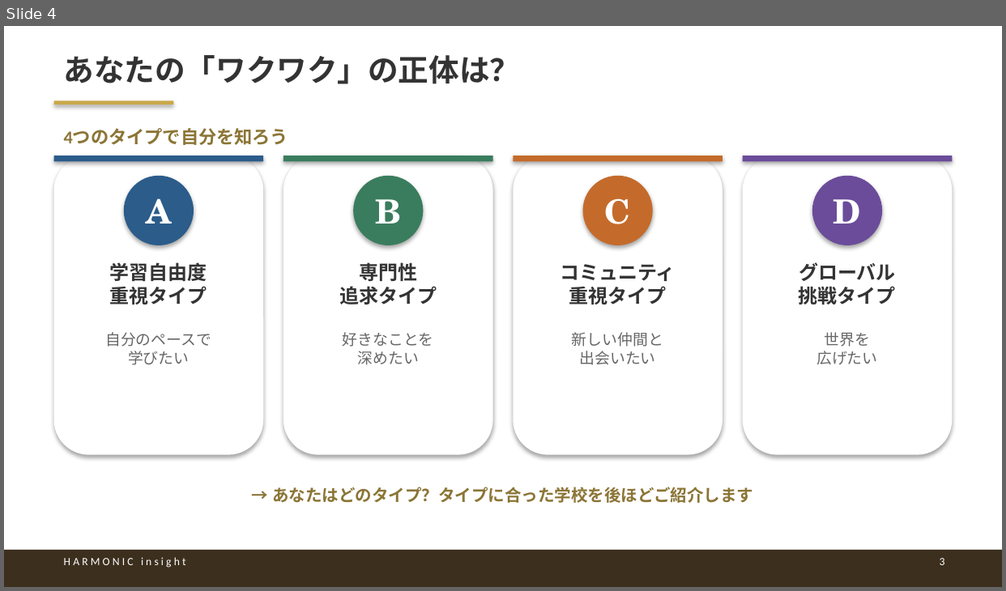
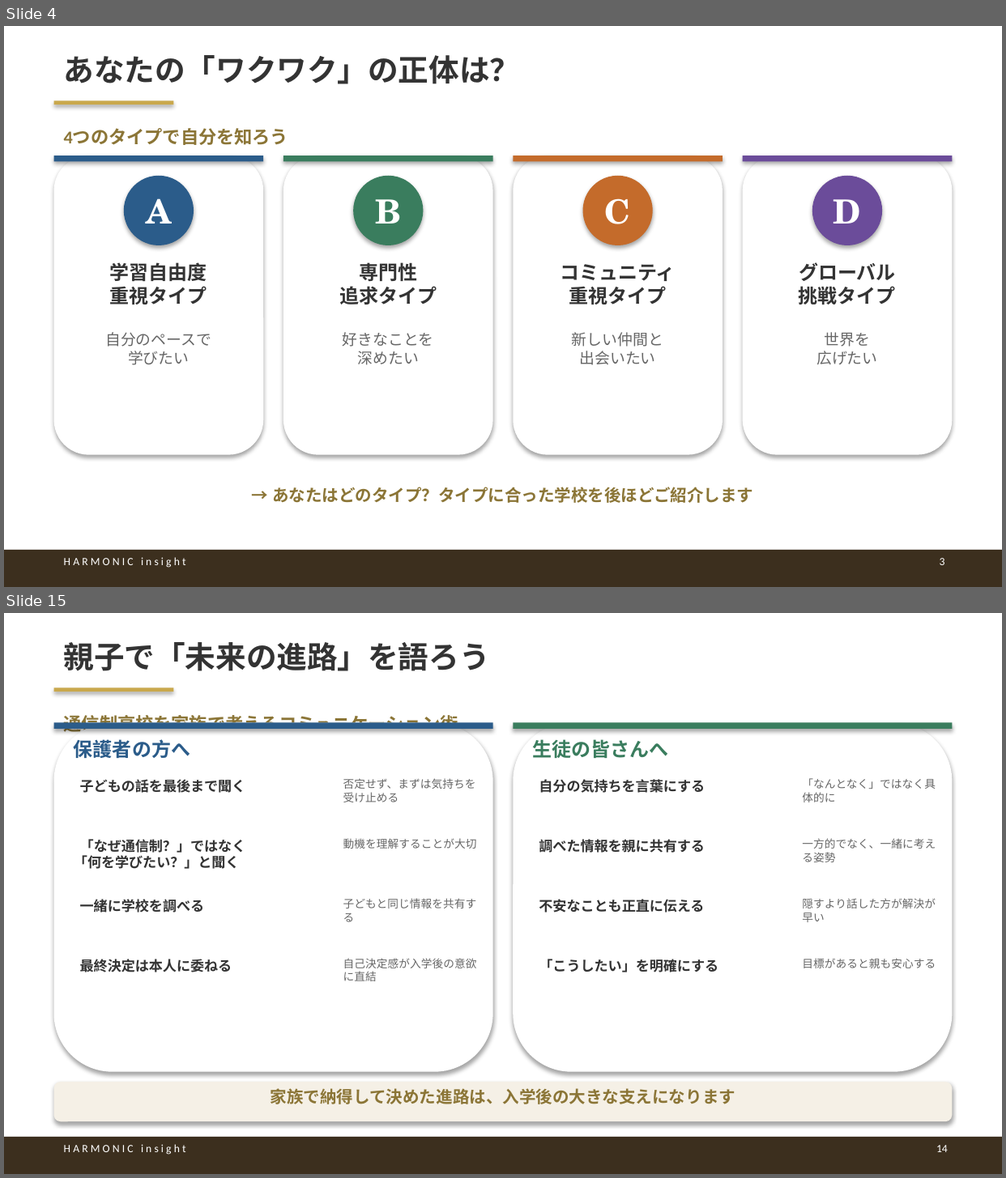
Before and after one commit to HarmonicInsight/Movie_Contents, a slide deck: N高ゼロ高を超える_通信制高校選び完全ガイド_YouTube.pptx. Shown one above the other, each under a label of ours: slide 4 before the commit, slides 4 and 15 after it; the slides between them are not shown. The pictures are 1006x591 and 1006x1178 pixels, drawn with LibreOffice and Linux fonts; fonts in the diff are those of the drawing. Boxes give left, top, right and bottom in pixels: in the first picture for what was removed or moved away, otherwise in the second. Text is boxed around its words. In the diff, an @@ line names an element or a change of style, - is before the commit and + after.

```diff
--- a/N高ゼロ高を超える_通信制高校選び完全ガイド_YouTube.pptx
+++ b/N高ゼロ高を超える_通信制高校選び完全ガイド_YouTube.pptx
@@ slide 15 added at (4, 613, 1002, 1174), background #FFFFFF @@
@@ text added at (64, 642, 490, 671), 22 pt, text #333333, bold @@
+親子で「未来の進路」を語ろう
@@ rectangle added at (54, 688, 173, 692), fill #C9A84C @@
@@ rounded rectangle added at (54, 723, 493, 1072), fill #FFFFFF @@
@@ rectangle added at (54, 723, 493, 729), fill #2B5C8A @@
@@ text added at (64, 713, 458, 735), 13 pt, text #8B7536, bold @@
+通信制高校を家族で考えるコミュニケーション術
@@ rounded rectangle added at (513, 723, 952, 1072), fill #FFFFFF @@
@@ rectangle added at (513, 723, 952, 729), fill #3A7D5E @@
@@ text added at (74, 739, 190, 758), 14 pt, text #2B5C8A, bold @@
+保護者の方へ
@@ text added at (533, 739, 669, 758), 14 pt, text #3A7D5E, bold @@
+生徒の皆さんへ
@@ text added at (80, 779, 246, 793), 10 pt, text #333333, bold @@
+子どもの話を最後まで聞く
@@ text added at (343, 778, 476, 803), 8 pt, text #666666 @@
+否定せず、まずは気持ちを受け止める
@@ text added at (539, 779, 705, 793), 10 pt, text #333333, bold @@
+自分の気持ちを言葉にする
@@ text added at (802, 778, 936, 803), 8 pt, text #666666 @@
+「なんとなく」ではなく具体的に
@@ text added at (74, 839, 246, 869), 10 pt, text #333333, bold @@
+「なぜ通信制？」ではなく
+「何を学びたい？」と聞く
@@ text added at (343, 838, 477, 849), 8 pt, text #666666 @@
+動機を理解することが大切
@@ text added at (539, 839, 705, 853), 10 pt, text #333333, bold @@
+調べた情報を親に共有する
@@ text added at (802, 838, 936, 862), 8 pt, text #666666 @@
+一方的でなく、一緒に考える姿勢
@@ text added at (80, 899, 205, 913), 10 pt, text #333333, bold @@
+一緒に学校を調べる
@@ text added at (343, 898, 477, 922), 8 pt, text #666666 @@
+子どもと同じ情報を共有する
@@ text added at (539, 899, 704, 913), 10 pt, text #333333, bold @@
+不安なことも正直に伝える
@@ text added at (802, 898, 936, 922), 8 pt, text #666666 @@
+隠すより話した方が解決が早い
@@ text added at (80, 959, 232, 973), 10 pt, text #333333, bold @@
+最終決定は本人に委ねる
@@ text added at (343, 958, 477, 982), 8 pt, text #666666 @@
+自己決定感が入学後の意欲に直結
@@ text added at (539, 959, 718, 973), 10 pt, text #333333, bold @@
+「こうしたい」を明確にする
@@ text added at (802, 958, 936, 969), 8 pt, text #666666 @@
+目標があると親も安心する
@@ rounded rectangle added at (54, 1082, 952, 1122), fill #F5F0E6 @@
@@ text added at (270, 1088, 735, 1105), 12 pt, text #8B7536, bold @@
+家族で納得して決めた進路は、入学後の大きな支えになります
@@ rectangle added at (4, 1137, 1002, 1174), fill #3C2F1E @@
@@ text added at (64, 1144, 186, 1155), 8 pt, text #FFFFFF @@
+H A R M O N I C i n s i g h t
@@ text added at (936, 1145, 948, 1152), 8 pt, text #FFFFFF @@
+14
```
Also in this commit, not shown: 9 slides changed, 5 other slides added, 1 other file.
